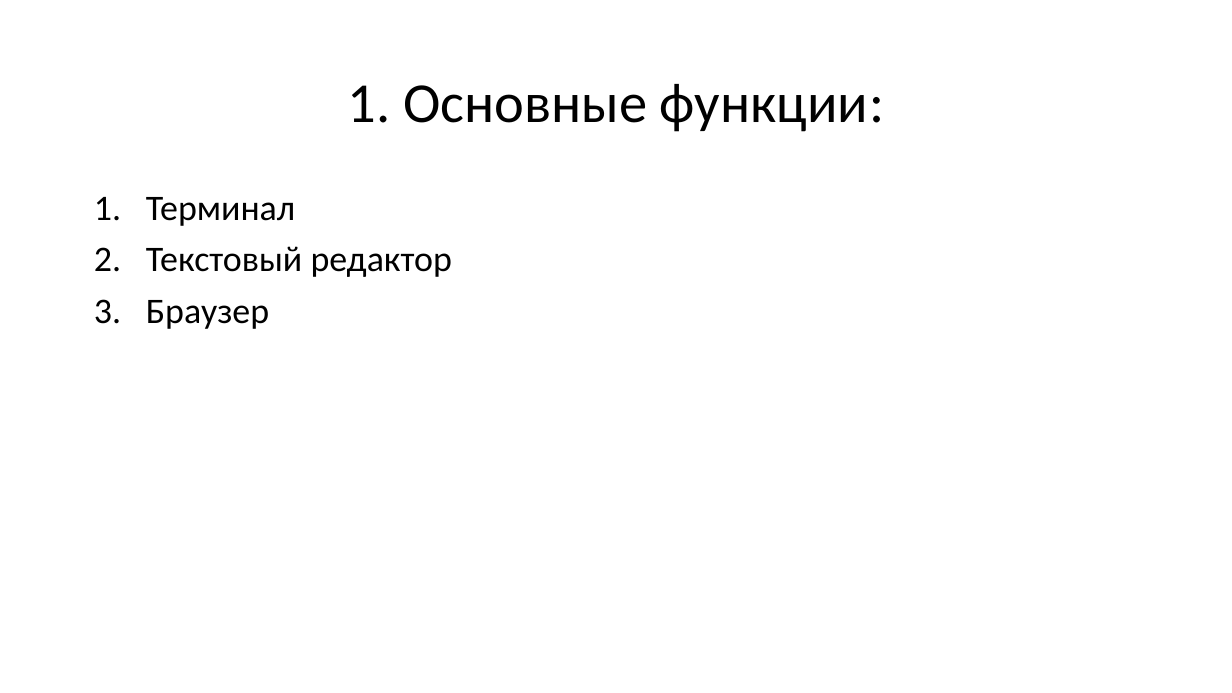
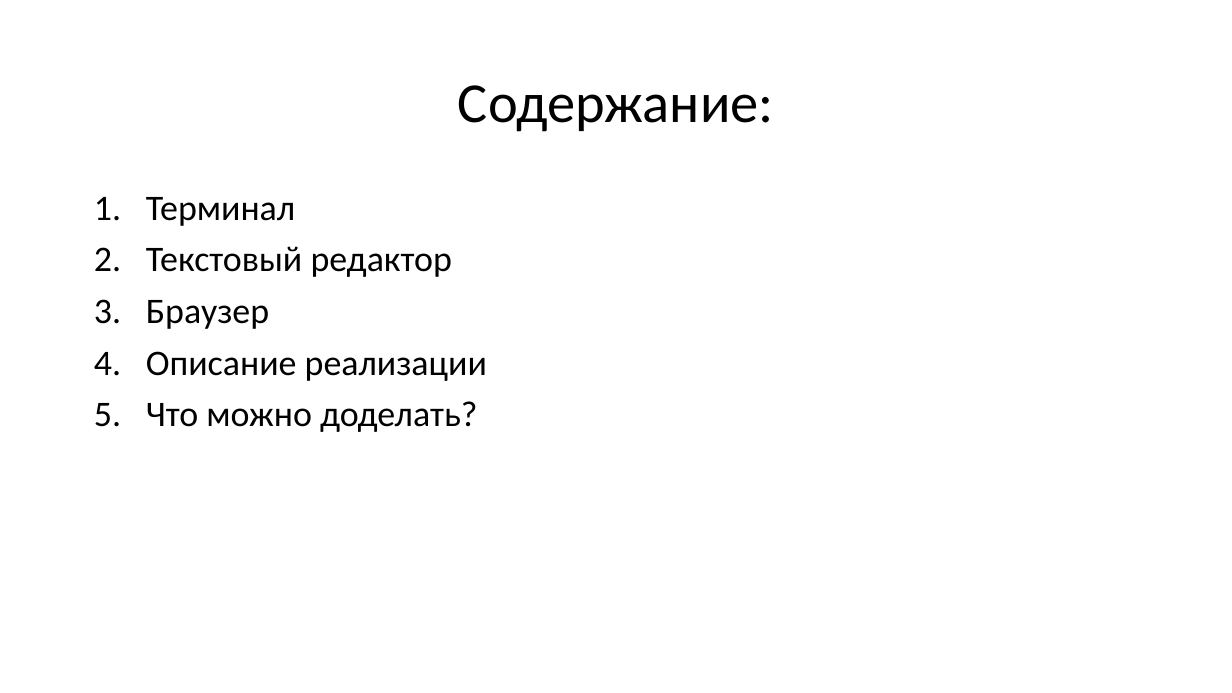
Before and after one commit to acturus1/yandex_progect_PyQt, a slide deck: slide 2 of Презентация-защита.pptx. Drawn at 1232x693 pixels with LibreOffice and Linux fonts; fonts in the diff are those of the drawing. Boxes give left, top, right and bottom in pixels: in the first picture for what was removed or moved away, otherwise in the second. Text is boxed around its words. In the diff, an @@ line names an element or a change of style, - is before the commit and + after.

```diff
--- a/Презентация-защита.pptx
+++ b/Презентация-защита.pptx
@@ title at box(458, 85, 774, 132): text changed @@
-1. Основные функции:
+Содержание:
@@ text at box(146, 351, 487, 432): paragraphs added @@
+4. Описание реализации
+5. Что можно доделать?
```
Also in this commit, not shown: 5 other slides changed.
